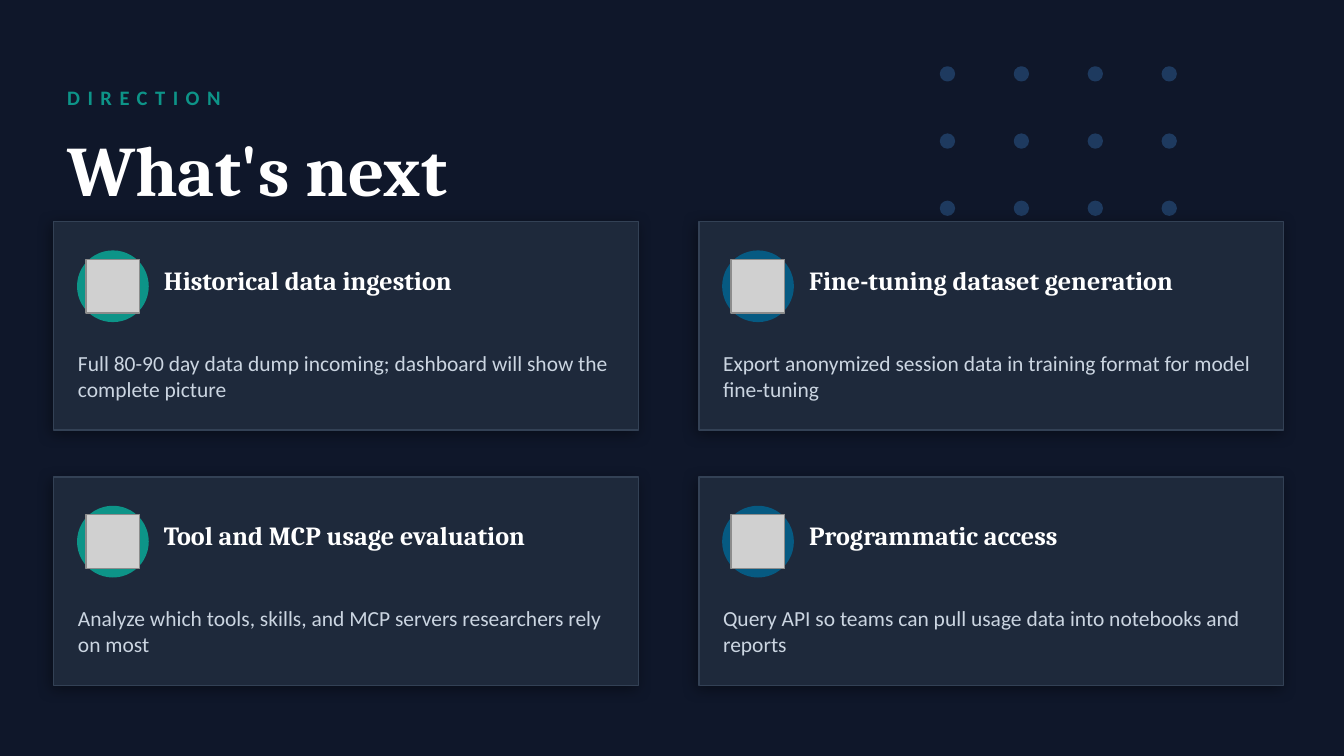
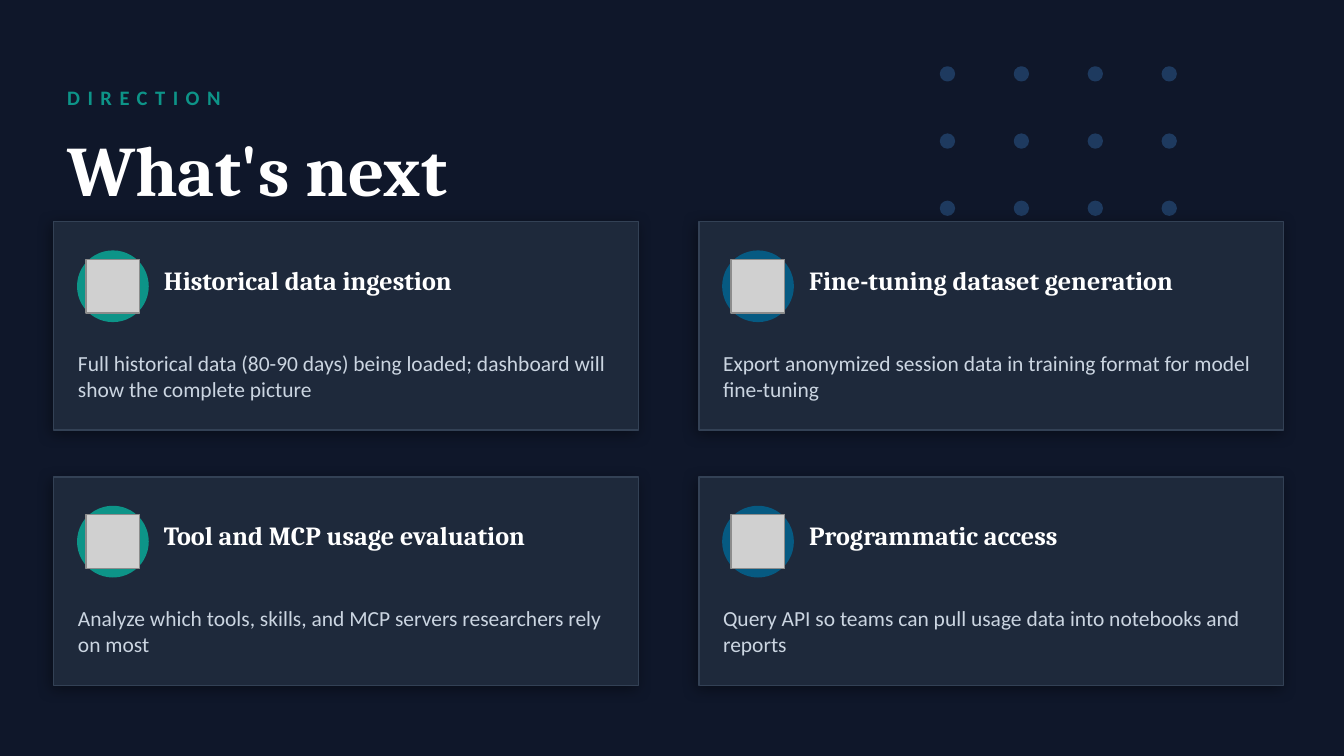
Before and after one commit to bhagyashreewagh/llmaven-dashboard, a slide deck: slide 7 of slides/LLMoxie_Pipeline.pptx. Drawn at 1344x756 pixels with LibreOffice and Linux fonts; fonts in the diff are those of the drawing; grey boxes stand for pictures. Boxes give left, top, right and bottom in pixels: in the first picture for what was removed or moved away, otherwise in the second. Text is boxed around its words. In the diff, an @@ line names an element or a change of style, - is before the commit and + after.

```diff
--- a/slides/LLMoxie_Pipeline.pptx
+++ b/slides/LLMoxie_Pipeline.pptx
@@ text at (x1=78, y1=355, x2=605, y2=401): text changed @@
-Full 80-90 day data dump incoming; dashboard will show the complete picture
+Full historical data (80-90 days) being loaded; dashboard will show the complete picture
```
Also in this commit, not shown: 3 other slides changed, 2 other files.
